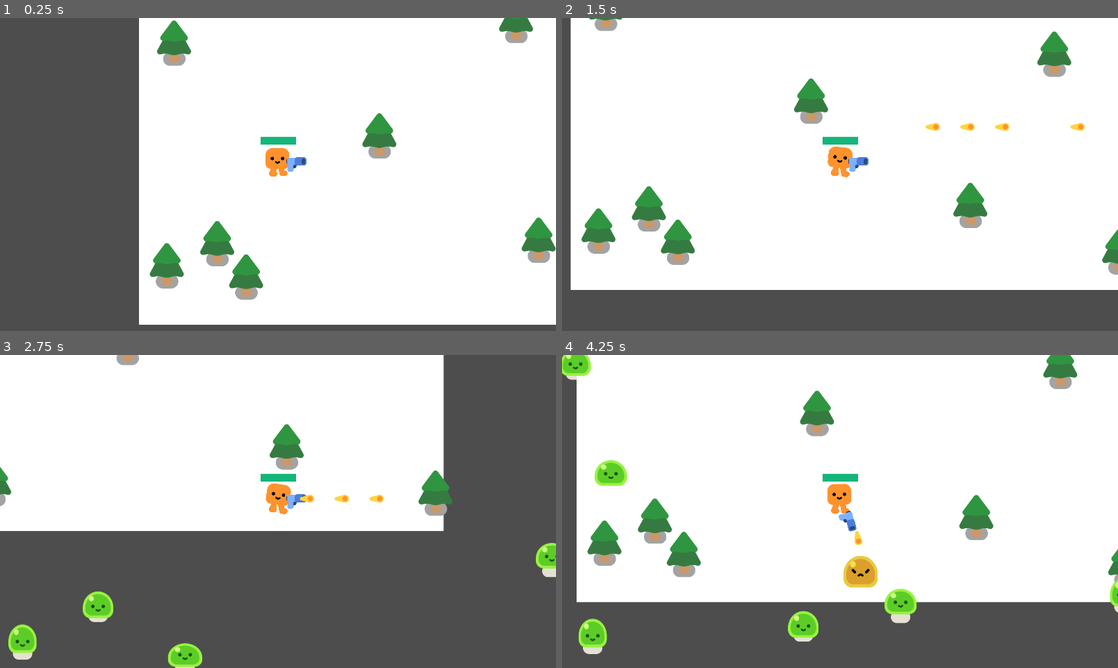
Above: before the commit, frames 1-4 (two rows, left to right).
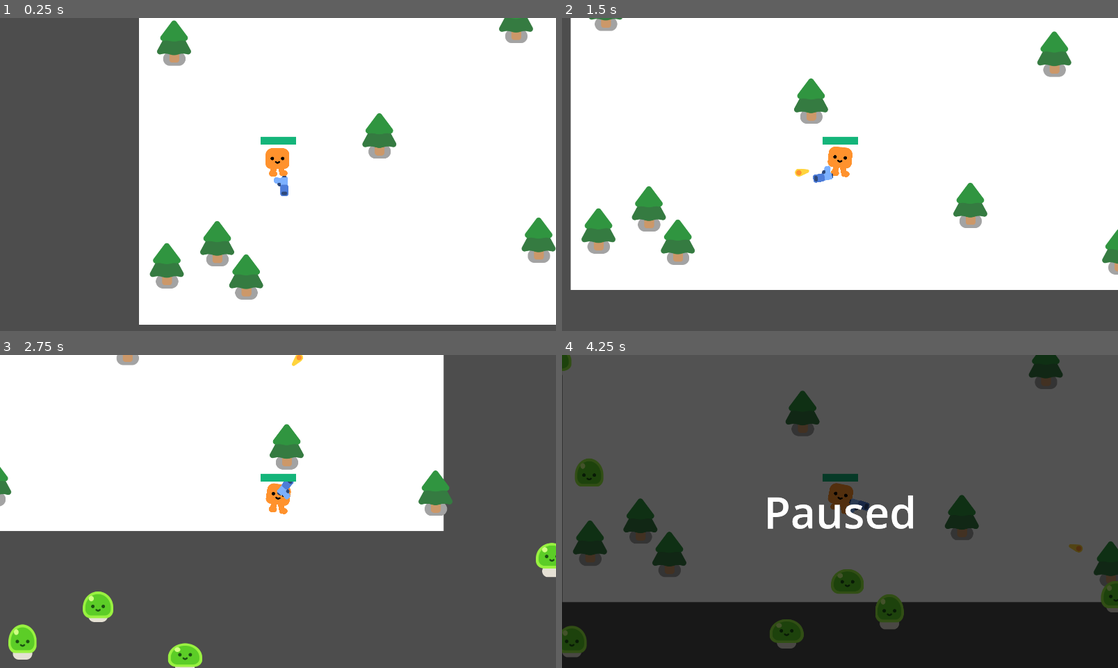
Above: after the commit, the same moments.

Repository: Austin17jm/godot-vampiresurvivor
Game: Godot game, scene res://survivors_game.tscn
Two runs of this game, one before a commit and one after it. Both use one fixed random seed, a clock stepped at 60 frames per second and the inputs below.
Inputs (mouse positions are in pixels of both pictures, inside the frame that each line leads up to):
- Up to frame 1 (0.25 s): no input
- Up to frame 2 (1.5 s): tap Enter at 0.5 s; move the mouse to (962, 158) at 0.52 s; hold D (move_right) 0.53-1.28 s; click (962, 158) at 0.67 s; move the mouse to (728, 190) at 1.27 s; hold S (move_down) from 1.28 s (still down); click (728, 190) at 1.42 s
- Up to frame 3 (2.75 s): move the mouse to (333, 442) at 2.02 s; release S (move_down) at 2.03 s; hold D (move_right) from 2.03 s (still down); click (333, 442) at 2.17 s
- Up to frame 4 (4.25 s): move the mouse to (812, 574) at 2.77 s; release D (move_right) at 2.78 s; hold W (move_up) 2.78-3.53 s; click (812, 574) at 2.92 s; move the mouse to (1006, 558) at 3.52 s; hold A (move_left) from 3.53 s (still down); click (1006, 558) at 3.67 s; tap Escape (pause_or_resume, bound only after the commit) at 4.15 s

The runs differ from the first frame. In frame 1, 0.2% of the frame differs, in the area x 49-56%, y 44-57%; in frame 2, 0.5%; in frame 3, 0.4%; in frame 4, 97%, in the area x 0-100%, y 0-100%.

Commit message:
Gun follows mouse, gun fires on mouse clicks, pause menu, crosshair added

Diff:
--- /dev/null
+++ b/crosshair.gd
@@ -0,0 +1,14 @@
+extends Sprite2D
+
+func _ready() -> void:
+	Input.set_mouse_mode(Input.MOUSE_MODE_HIDDEN)
+
+func _process(delta: float) -> void:
+	# Follow the mouse every frame
+	global_position = get_global_mouse_position()
+
+func _notification(what: int) -> void:
+	if what == NOTIFICATION_WM_MOUSE_EXIT:
+		Input.set_mouse_mode(Input.MOUSE_MODE_VISIBLE)
+	elif what == NOTIFICATION_WM_MOUSE_ENTER:
+		Input.set_mouse_mode(Input.MOUSE_MODE_HIDDEN)
--- /dev/null
+++ b/crosshair.tscn
@@ -0,0 +1,8 @@
+[gd_scene load_steps=2 format=3 uid="uid://dcw6n5gu025ay"]
+
+[ext_resource type="Texture2D" uid="uid://0rai0as10tbj" path="res://crosshairs (2).png" id="1_rtxwy"]
+
+[node name="Crosshair" type="Sprite2D"]
+
+[node name="Crosshairs(2)" type="Sprite2D" parent="."]
+texture = ExtResource("1_rtxwy")
--- a/gun.gd
+++ b/gun.gd
@@ -2,12 +2,16 @@
 
 func _ready() -> void:
 	$Timer.timeout.connect(shoot)
+	$Timer.stop()
 
 func _physics_process(delta: float) -> void:
-	var enemies_in_range = get_overlapping_bodies()
-	if enemies_in_range.size() > 0:
-		var target_enemy = enemies_in_range[0]
-		look_at(target_enemy.global_position)
+	look_at(get_global_mouse_position())
+	if Input.is_mouse_button_pressed(MOUSE_BUTTON_LEFT):
+		if $Timer.is_stopped():
+			shoot()
+			$Timer.start()
+	else:
+		$Timer.stop()
 
 func shoot():
 	const BULLET = preload("res://bullet.tscn")
--- /dev/null
+++ b/pause.gd
@@ -0,0 +1,9 @@
+extends CanvasLayer
+
+func _input(event: InputEvent) -> void:
+	if event.is_action_pressed("pause_or_resume"):
+		unpause()
+
+func unpause() -> void:
+	visible = false
+	get_tree().paused = false
--- a/player.gd
+++ b/player.gd
@@ -14,7 +14,7 @@
 	else:
 		$HappyBoo.play_idle_animation()
 
-	const DAMAGE_RATE = 500.0
+	const DAMAGE_RATE = 5.0
 	var overlapping_mobs = %HurtBox.get_overlapping_bodies()
 	if overlapping_mobs.size() > 0:
 		health -= DAMAGE_RATE * overlapping_mobs.size() * delta
--- a/project.godot
+++ b/project.godot
@@ -84,6 +84,7 @@
 window/size/viewport_width=1920
 window/size/viewport_height=1080
 window/stretch/mode="viewport"
+mouse_cursor/custom_image="uid://0rai0as10tbj"
 
 [dotnet]
 
@@ -121,6 +122,12 @@
 , Object(InputEventKey,"resource_local_to_scene":false,"resource_name":"","device":-1,"window_id":0,"alt_pressed":false …(182 unchanged characters)…
 ]
 }
+pause_or_resume={
+"deadzone": 0.2,
+"events": [Object(InputEventKey,"resource_local_to_scene":false,"resource_name":"","device":-1,"window_id":0,"alt_pressed":false,"shift_pressed":false,"ctrl_pressed":false,"meta_pressed":false,"pressed":false,"keycode":0,"physical_keycode":4194305,"key_label":0,"unicode":0,"location":0,"echo":false,"script":null)
+, Object(InputEventKey,"resource_local_to_scene":false,"resource_name":"","device":-1,"window_id":0,"alt_pressed":false,"shift_pressed":false,"ctrl_pressed":false,"meta_pressed":false,"pressed":false,"keycode":0,"physical_keycode":80,"key_label":0,"unicode":112,"location":0,"echo":false,"script":null)
+]
+}
 
 [layer_names]
 
--- a/survivors_game.gd
+++ b/survivors_game.gd
@@ -6,11 +6,14 @@
 	new_mob.global_position = %PathFollow2D.global_position
 	add_child(new_mob)
 
-
 func _on_timer_timeout() -> void:
 	spawn_mob()
-
 
 func _on_player_health_depleted() -> void:
 	%GameOver.visible = true
 	get_tree().paused = true
+
+func _input(event: InputEvent) -> void:
+	if event.is_action_pressed("pause_or_resume"):
+		%Pause.visible = true
+		get_tree().paused = true  # Actually freezes the game
--- a/survivors_game.tscn
+++ b/survivors_game.tscn
@@ -1,8 +1,9 @@
-[gd_scene load_steps=5 format=3 uid="uid://swcb8q32cvqi"]
+[gd_scene load_steps=6 format=3 uid="uid://swcb8q32cvqi"]
 
 [ext_resource type="Script" uid="uid://c1bfau31nfqio" path="res://survivors_game.gd" id="1_l26od"]
 [ext_resource type="PackedScene" uid="uid://c1sx7bic4uhdj" path="res://player.tscn" id="1_y3pti"]
 [ext_resource type="PackedScene" uid="uid://dq3r015sr1uql" path="res://pine_tree.tscn" id="2_l26od"]
+[ext_resource type="Script" uid="uid://d1svxayhkq0ol" path="res://pause.gd" id="4_qqaft"]
 
 [sub_resource type="Curve2D" id="Curve2D_qqaft"]
 _data = {
@@ -91,5 +92,35 @@
 theme_override_font_sizes/font_size = 150
 text = "Game Over"
 
+[node name="Pause" type="CanvasLayer" parent="."]
+unique_name_in_owner = true
+process_mode = 3
+visible = false
+script = ExtResource("4_qqaft")
+
+[node name="ColorRect" type="ColorRect" parent="Pause"]
+anchors_preset = 15
+anchor_right = 1.0
+anchor_bottom = 1.0
+grow_horizontal = 2
+grow_vertical = 2
+color = Color(0, 0, 0, 0.6784314)
+
+[node name="Label" type="Label" parent="Pause/ColorRect"]
+layout_mode = 1
+anchors_preset = 8
+anchor_left = 0.5
+anchor_top = 0.5
+anchor_right = 0.5
+anchor_bottom = 0.5
+offset_left = -43.5
+offset_top = -11.5
+offset_right = 43.5
+offset_bottom = 11.5
+grow_horizontal = 2
+grow_vertical = 2
+theme_override_font_sizes/font_size = 150
+text = "Paused"
+
 [connection signal="health_depleted" from="Player" to="." method="_on_player_health_depleted"]
 [connection signal="timeout" from="Timer" to="." method="_on_timer_timeout"]
Not shown, added: crosshair.gd.uid
Binary file added: crosshairs (2).png
Not shown, added: pause.gd.uid
Binary file added: pistol/crosshairs (1).png
